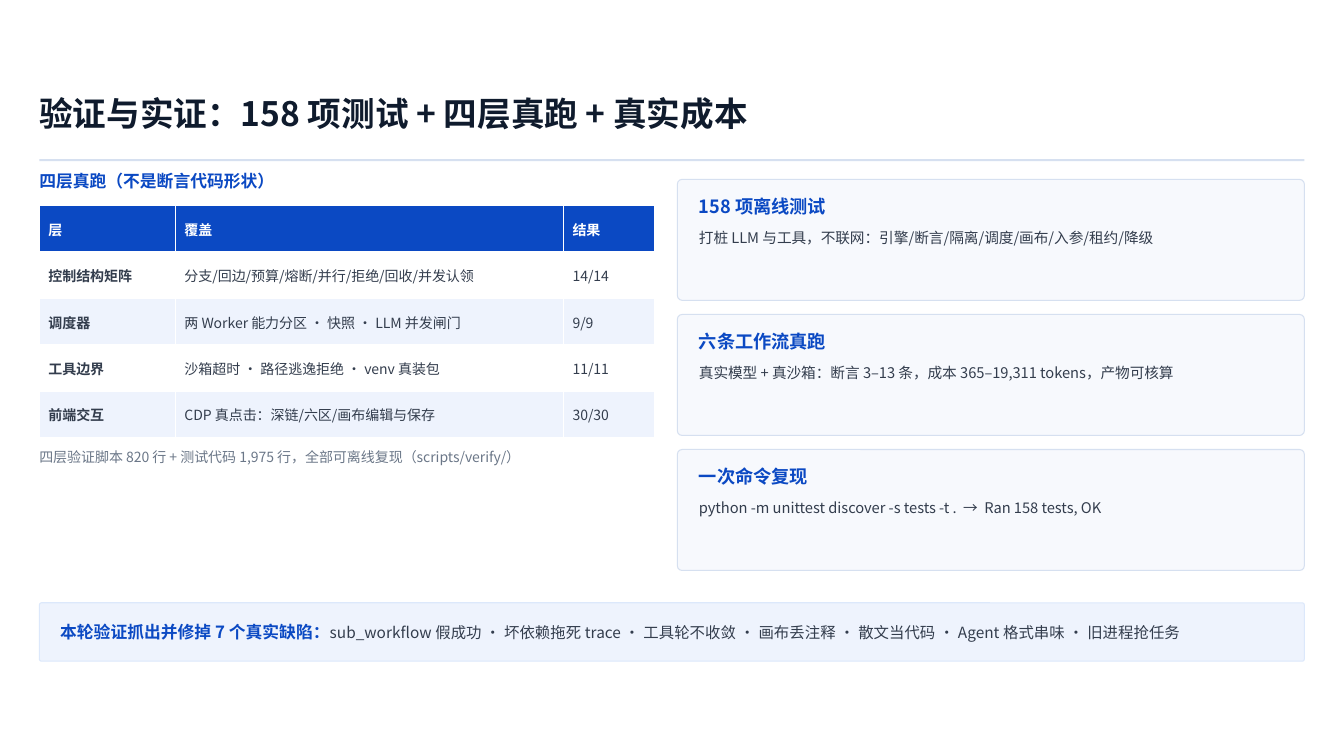
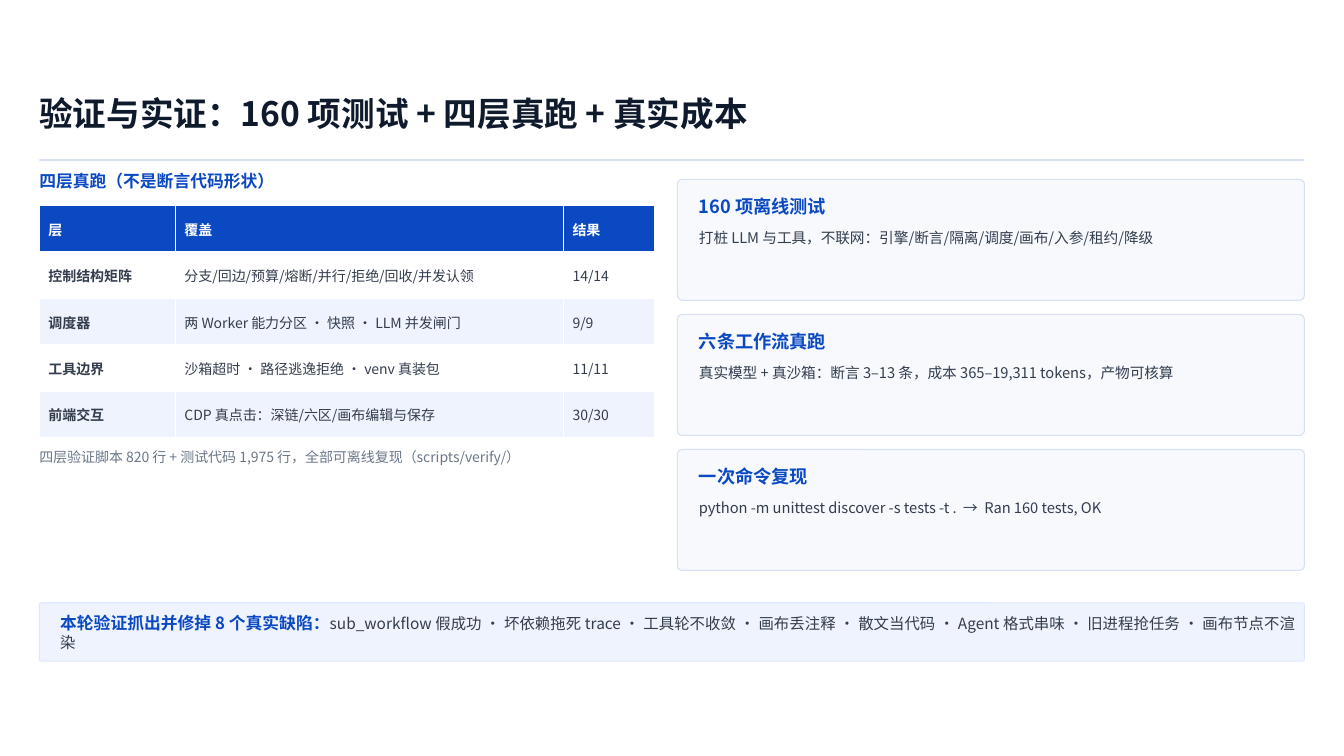
Before and after one commit to guhuai023/Aegis, a slide deck: slide 14 of docs/Aegis-赛道一-方案讲解.pptx. Drawn at 1344x756 pixels with LibreOffice and Linux fonts; fonts in the diff are those of the drawing; background and template pictures are left out. Boxes give left, top, right and bottom in pixels: in the first picture for what was removed or moved away, otherwise in the second. Text is boxed around its words. In the diff, an @@ line names an element or a change of style, - is before the commit and + after.

Commit message:
feat: 演示视频（3:04 / AI 配音 / 自动录制）+ 修画布节点不渲染的 bug
演示视频（docs/Aegis-演示视频.mp4，1600x900，3 分 04 秒）
- 12 个镜头：片头 → 控制台真实 trace → 断言 → 画布四视图 → 编辑器/YAML → 门禁策略对比
  → 真实失败被拦 → 熔断人工恢复 → 交付物 → 160 项测试 → 片尾
- 全流程无人出镜无人配音：edge-tts 中文旁白（YunxiNeural），配音时长驱动镜头时长，声画天然对齐
- 录制脚本 scripts/demo/：CDP 驱动 UI + ffmpeg gdigrab 抓浏览器客户区；
  逐镜录制、按镜头名存片段 + manifest，支持 --only 单镜重录 / --assemble 只重新合成
- 字幕为软字幕轨（mov_text）+ 同名 .srt；画面全部来自真实运行记录，无动画伪造

录制过程暴露并修掉的真 bug（第 8 个）：
- 画布的 <title> 提示里带着节点上下文，含空行 → Streamlit 的 Markdown 把原生 HTML 块从空行截断，
  后续内容被包进 <p>，<rect> 落进 <title> 里导致**两个节点整块不渲染**（DOM 里 rect 尺寸 0x0）
- 修复：提示压成单行 + 转义；终态标签补转义；补 2 条回归测试（不许出现空行、title 里不许有裸尖括号/换行）

验证：160 项测试全绿（+2）；方案书补第 8 个缺陷并重出 PDF（27 页 / 1.25 万字）；
讲解 PPT 同步 160 项测试与 8 个缺陷

```diff
--- a/docs/Aegis-赛道一-方案讲解.pptx
+++ b/docs/Aegis-赛道一-方案讲解.pptx
@@ text at box(39, 97, 747, 130): text changed @@
-验证与实证：158 项测试 + 四层真跑 + 真实成本
+验证与实证：160 项测试 + 四层真跑 + 真实成本
@@ text in rounded rectangle at box(699, 197, 826, 215): text changed @@
-158 项离线测试
+160 项离线测试
@@ text in rounded rectangle at box(699, 501, 1101, 517): text changed @@
-python -m unittest discover -s tests -t . → Ran 158 tests, OK
+python -m unittest discover -s tests -t . → Ran 160 tests, OK
@@ text in rounded rectangle at box(60, 614, 1295, 649): text changed @@
-本轮验证抓出并修掉 7 个真实缺陷：sub_workflow 假成功 · 坏依赖拖死 trace · 工具轮不收敛 · 画布丢注释 · 散文当代码 · Agent 格式串味 · 旧进程抢任务
+本轮验证抓出并修掉 8 个真实缺陷：sub_workflow 假成功 · 坏依赖拖死 trace · 工具轮不收敛 · 画布丢注释 · 散文当代码 · Agent 格式串味 · 旧进程抢任务 · 画布节点不渲染
```
Also in this commit, not shown: 9 other files.
